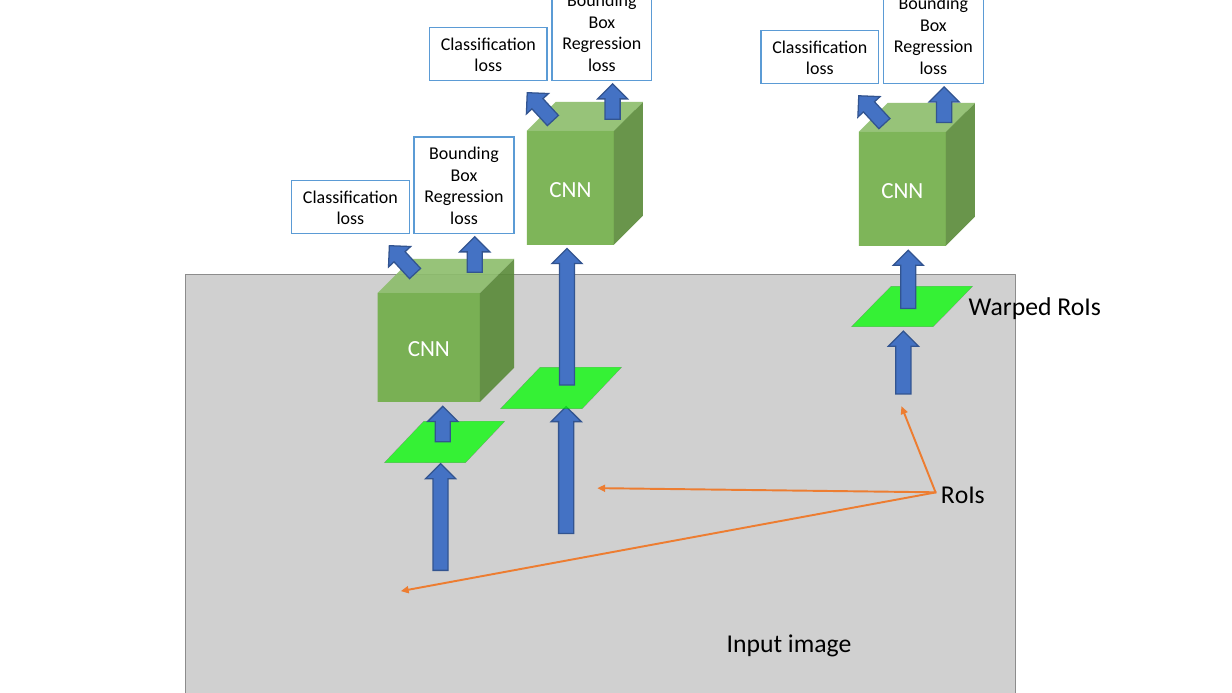
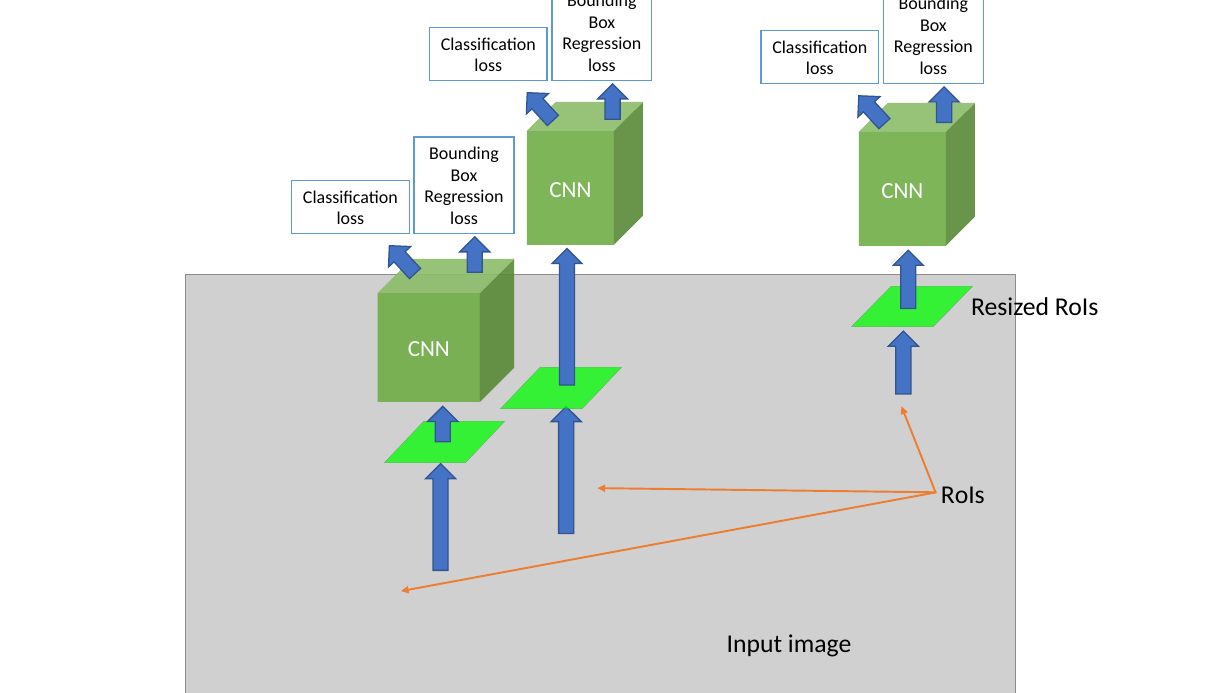
Before and after one commit to Masle16/BSc-PRO, a slide deck: slide 2 of RCNN, Fast-RCNN, Faster-RCNN FIGURE.pptx. Drawn at 1232x693 pixels with LibreOffice and Linux fonts; fonts in the diff are those of the drawing; grey boxes stand for pictures. Boxes give left, top, right and bottom in pixels: in the first picture for what was removed or moved away, otherwise in the second. Text is boxed around its words. In the diff, an @@ line names an element or a change of style, - is before the commit and + after.

```diff
--- a/RCNN, Fast-RCNN, Faster-RCNN FIGURE.pptx
+++ b/RCNN, Fast-RCNN, Faster-RCNN FIGURE.pptx
@@ text at (971, 294, 1098, 321): text changed @@
-Warped RoIs
+Resized RoIs
```
Also in this commit, not shown: 1 other slide changed, 3 other files.
